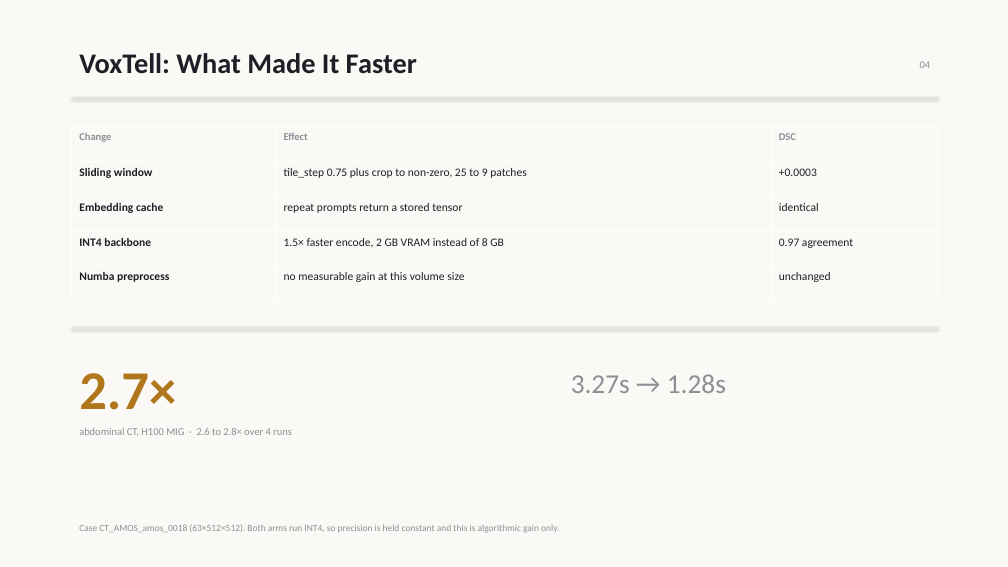
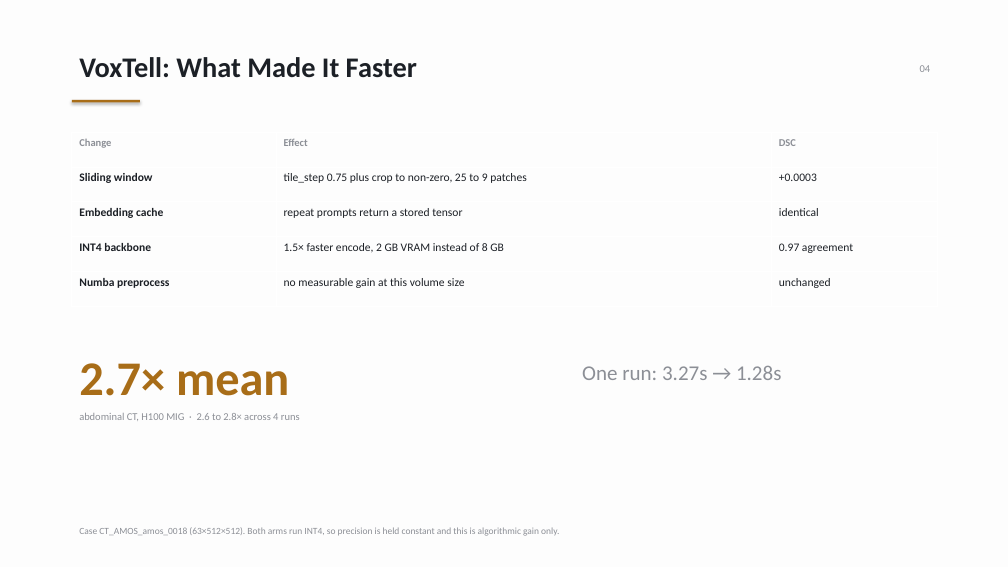
Before and after one commit to pentaexe/VoxTell-main, a slide deck: slide 4 of slides.pptx. Drawn at 1008x567 pixels with LibreOffice and Linux fonts; fonts in the diff are those of the drawing. Boxes give left, top, right and bottom in pixels: in the first picture for what was removed or moved away, otherwise in the second. Text is boxed around its words. In the diff, an @@ line names an element or a change of style, - is before the commit and + after.

```diff
--- a/slides.pptx
+++ b/slides.pptx
@@ background #FAF9F6 to #FDFDFD @@
@@ rectangle removed at [72, 97, 938, 98] @@
@@ rectangle added at [72, 100, 140, 102], fill #A86D18 @@
@@ 2 texts, 1 table: place and size @@
-2 texts, 1 table at [72, 53, 938, 301]
+2 texts, 1 table at [72, 57, 938, 306]
@@ table at [72, 132, 938, 306] @@
@@ fill #FAF9F6 to #FDFDFD in 15 cells @@
@@ rectangle removed at [72, 327, 938, 327] @@
@@ text at [79, 363, 289, 396]: text changed; size 52 to 46 pt; text colour #B0761B to #A86D18 @@
-2.7×
+2.7× mean
@@ text at [582, 366, 781, 380]: text changed; size 26 to 20 pt @@
-3.27s → 1.28s
+One run: 3.27s → 1.28s
@@ text at [79, 413, 300, 421]: text changed @@
-abdominal CT, H100 MIG · 2.6 to 2.8× over 4 runs
+abdominal CT, H100 MIG · 2.6 to 2.8× across 4 runs
```
Also in this commit, not shown: 7 other slides changed, 1 other file.
